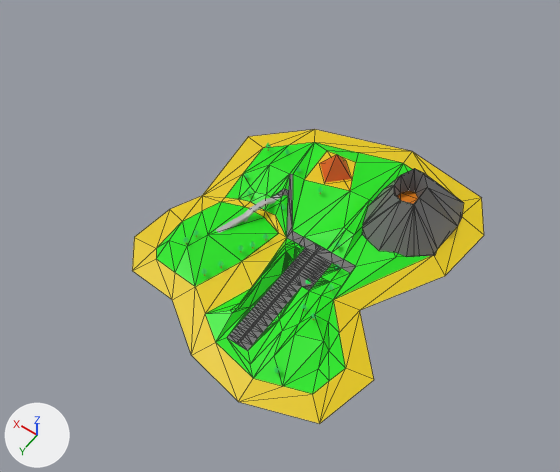
Two versions of the OBJ model SDL2_stuff/objtosb3d/islandx.obj, one commit apart.
The view is the same before and after, from a 50 mm lens placed at (-11.9, 19.0, 29.6), pointed at (0.3, 1.9, 2.8). Lighting does not change. The marker at lower left points along +X, +Y and +Z. The first picture is the older version. Mesh edges are drawn as thin lines on the coarser meshes. Where no turn or scale is listed for an object, it has been applied to the vertices.

In view in the first picture: 'Island', 'Pyramid', 'volcano' and 1 more.
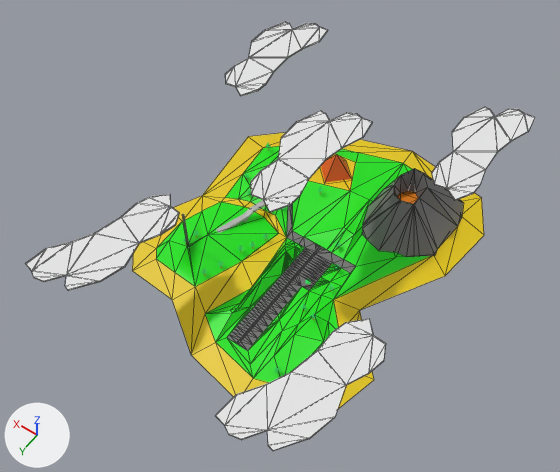
Boxes (x1, y1, x2, y2) around the edits, measured in the pictures (560 x 472 px):
'Island', reshaped (6% shorter): before (132, 129, 484, 424); after (132, 132, 484, 409)
'clouds.002', added: after (215, 318, 386, 451)
'clouds.001', added: after (25, 194, 179, 291)
'clouds', added: after (251, 110, 372, 212)
'clouds.003', added: after (432, 106, 535, 201)
'clouds.004', added: after (225, 21, 328, 96)
part 1 of me_island, built on: (175, 212, 208, 286) in both

Diff of the bpy script that builds the scene:
```diff
--- a/SDL2_stuff/objtosb3d/islandx.obj.py
+++ b/SDL2_stuff/objtosb3d/islandx.obj.py
@@ mat_sbx_43et200 @@
+mat_sbx_43et200 = principled_material('SBX_43ET200')
+mat_sbx_43et200.base_color = (0.8, 0.8, 0.8)  # white #e7e7e7
+mat_sbx_43et200.roughness = 1.0
@@ mat_sbx_33t240 @@
+mat_sbx_33t240 = principled_material('SBX_33T240')
+mat_sbx_33t240.base_color = (0.8, 0.8, 0.8)  # white #e7e7e7
+mat_sbx_33t240.roughness = 1.0
@@ me_island @@
 # used by ob_island; location = (0.0, 0.0, 0.0)
-me_island.from_pydata(...)  # 382 vertices, 742 faces; spans x -6.4..7.3, y -8.5..8.3, z 0.0..0.7
+me_island.from_pydata(...)  # 389 vertices, 756 faces; spans x -6.4..7.3, y -8.5..8.3, z 0.0..3.1
+# me_island part 1
+# 3 faces are deleted
+# 7 vertices are added at x 4.3..4.4, y 3.6..3.7, z 0.7..3.1
+# 7 new faces join them, mat_sbx_35 (green #13e70a)
+# 10 new faces join them, mat_sbx_43et200 (white #e7e7e7)
 me_island.materials.append(mat_sbx_49)
@@ me_island @@
 me_island.materials.append(mat_sbx_37)
+me_island.materials.append(mat_sbx_43et200)  # white #e7e7e7
@@ me_clouds_004 @@
+me_clouds_004.from_pydata(...)  # 42 vertices, 80 faces; spans x 5.01..7.78, y -9.13..-2.54, z 4.73..4.8
+me_clouds_004.materials.append(mat_sbx_33t240)  # white #e7e7e7
@@ me_clouds_003 @@
+me_clouds_003.from_pydata(...)  # 42 vertices, 80 faces; spans x -6.32..-3.56, y -8.94..-2.36, z 5.03..5.1
+me_clouds_003.materials.append(mat_sbx_33t240)  # white #e7e7e7
@@ me_clouds_002 @@
+me_clouds_002.from_pydata(...)  # 42 vertices, 80 faces; spans x -7.12..-3.64, y 4.97..11.4, z 5.61..5.67
+me_clouds_002.materials.append(mat_sbx_33t240)  # white #e7e7e7
@@ me_clouds_001 @@
+me_clouds_001.from_pydata(...)  # 42 vertices, 80 faces; spans x 3.35..6.91, y 3.96..10.37, z 4.52..4.59
+me_clouds_001.materials.append(mat_sbx_33t240)  # white #e7e7e7
@@ me_clouds @@
+me_clouds.from_pydata(...)  # 42 vertices, 80 faces; spans x -1.19..1.58, y -2.98..3.61, z 6.51..6.58
+me_clouds.materials.append(mat_sbx_33t240)  # white #e7e7e7
@@ ob_clouds_004 @@
+ob_clouds_004 = bpy.data.objects.new('clouds.004', me_clouds_004)
+ob_clouds_004.location = (0.0, 0.0, 0.0)
@@ ob_clouds_003 @@
+ob_clouds_003 = bpy.data.objects.new('clouds.003', me_clouds_003)
+ob_clouds_003.location = (0.0, 0.0, 0.0)
@@ ob_clouds_002 @@
+ob_clouds_002 = bpy.data.objects.new('clouds.002', me_clouds_002)
+ob_clouds_002.location = (0.0, 0.0, 0.0)
@@ ob_clouds_001 @@
+ob_clouds_001 = bpy.data.objects.new('clouds.001', me_clouds_001)
+ob_clouds_001.location = (0.0, 0.0, 0.0)
@@ ob_clouds @@
+ob_clouds = bpy.data.objects.new('clouds', me_clouds)
+ob_clouds.location = (0.0, 0.0, 0.0)
```
